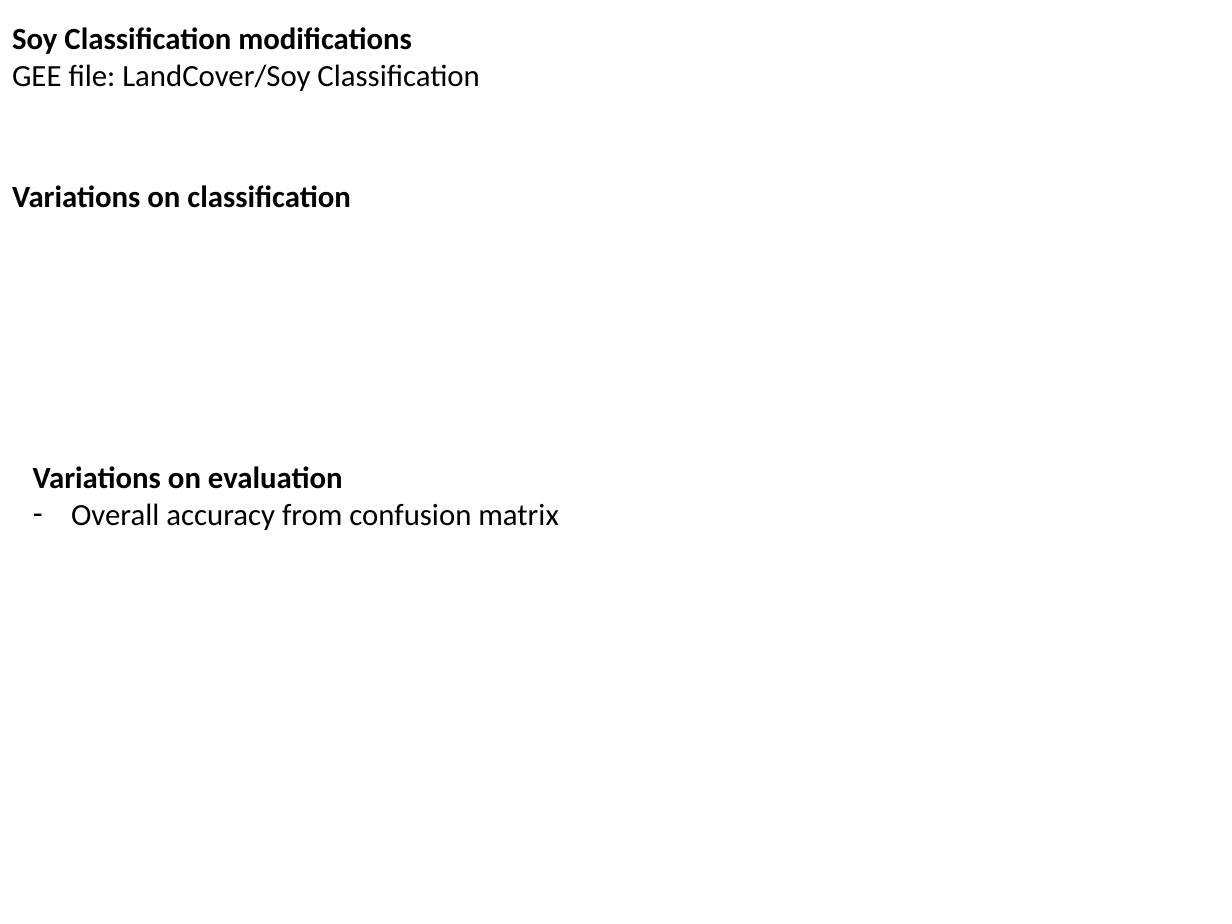
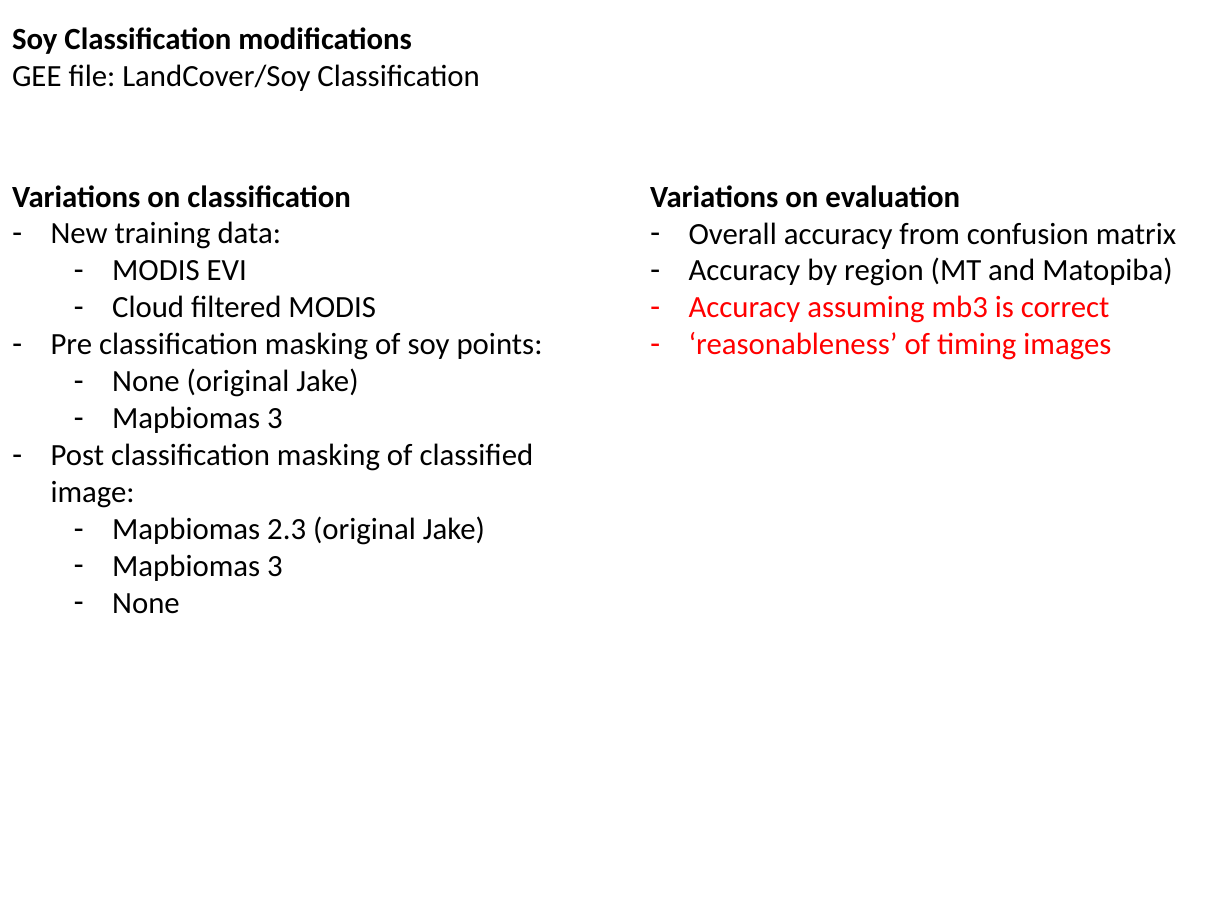
Before and after one commit to minghui-zhang/Meeting, a slide deck: slide 7 of January 19 2019.pptx. Drawn at 1232x924 pixels with LibreOffice and Linux fonts; fonts in the diff are those of the drawing. Boxes give left, top, right and bottom in pixels: in the first picture for what was removed or moved away, otherwise in the second. Text is boxed around its words. In the diff, an @@ line names an element or a change of style, - is before the commit and + after.

Commit message:
jan 14

```diff
--- a/January 19 2019.pptx
+++ b/January 19 2019.pptx
@@ text "Variations on evaluation": place and size @@
-text "Variations on evaluation" at [33,466,558,530]
+text "Variations on evaluation" at [650,185,1176,360]
@@ text at [51,221,543,614]: paragraphs added @@
+– New training data:
+  – MODIS EVI
+  – Cloud filtered MODIS
+– Pre classification masking of soy points:
+  – None (original Jake)
+  – Mapbiomas 3
+– Post classification masking of classified image:
+  – Mapbiomas 2.3 (original Jake)
+  – Mapbiomas 3
+  – None
@@ text at [689,257,1172,360]: paragraphs added @@
+– Accuracy by region (MT and Matopiba)
+– Accuracy assuming mb3 is correct
+– ‘reasonableness’ of timing images
```
Also in this commit, not shown: 1 other slide changed.
